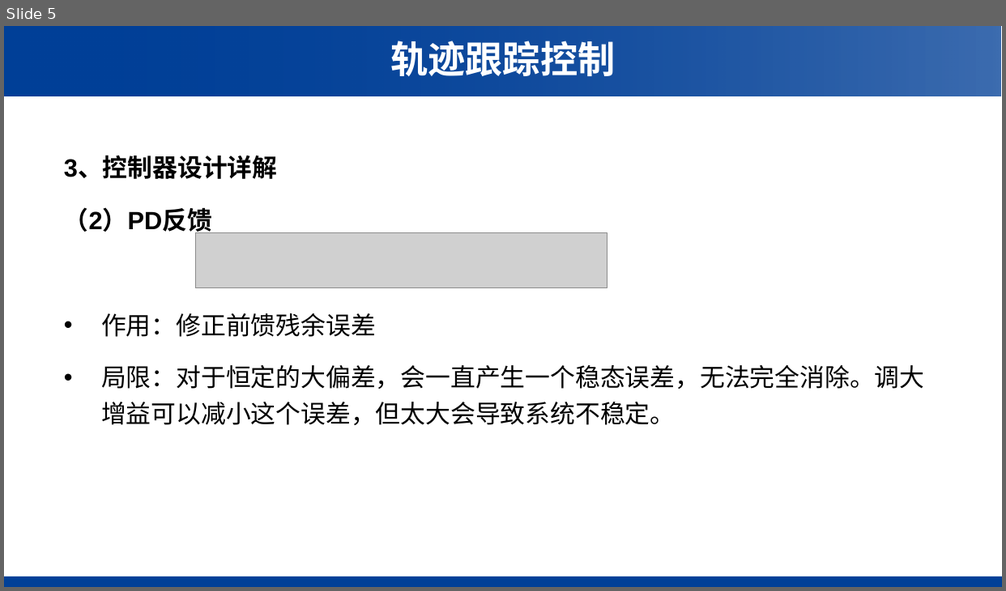
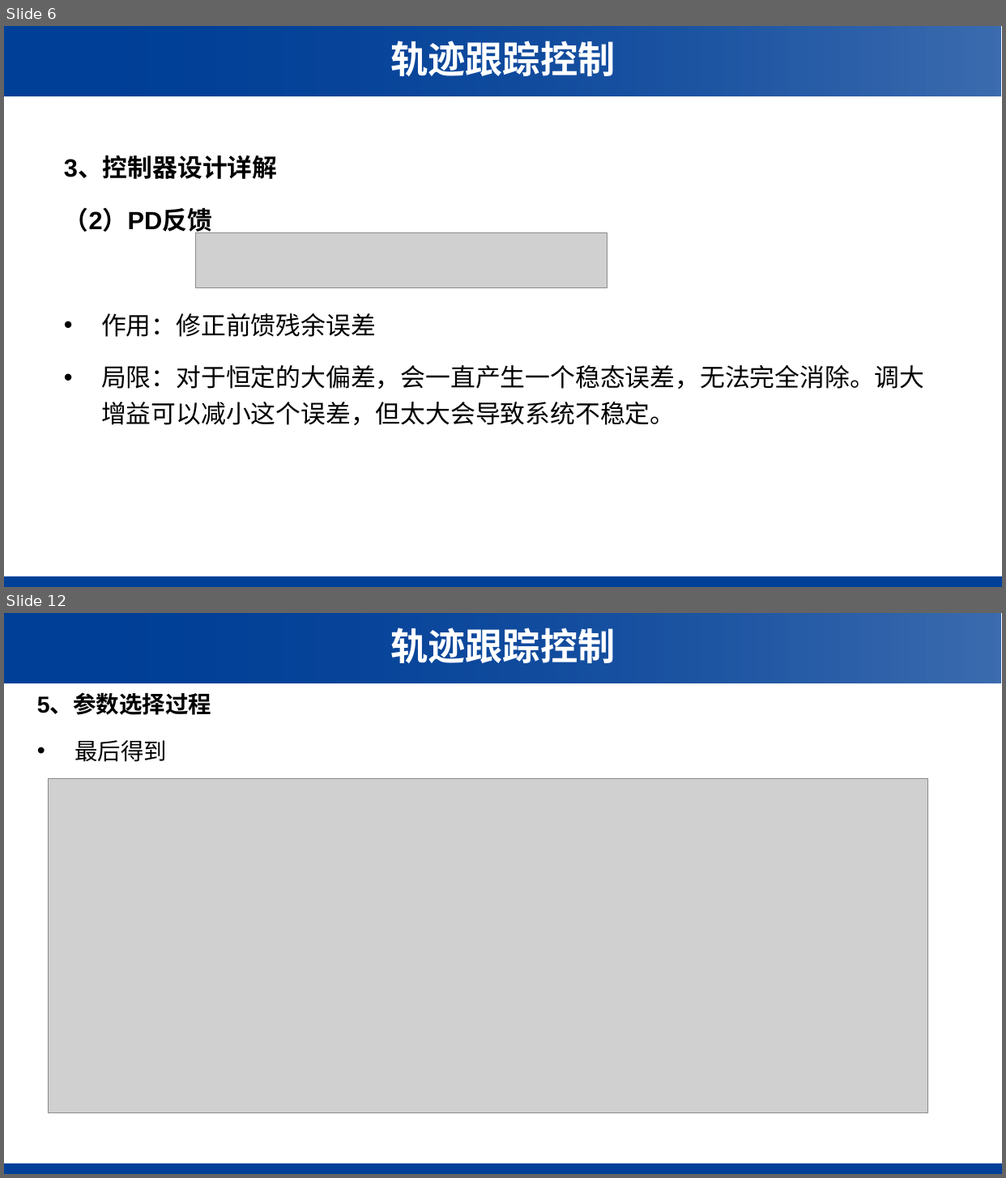
Before and after one commit to kuixuanji/NumericalAnalysis, a slide deck: 参数不准动力学建模.pptx. Shown one above the other, each under a label of ours: slide 5 before the commit, slides 6 and 12 after it; the slides between them are not shown. The pictures are 1006x591 and 1006x1178 pixels, drawn with LibreOffice and Linux fonts; fonts in the diff are those of the drawing; grey boxes stand for pictures; background and template pictures are left out. Boxes give left, top, right and bottom in pixels: in the first picture for what was removed or moved away, otherwise in the second. Text is boxed around its words. In the diff, an @@ line names an element or a change of style, - is before the commit and + after.

Commit message:
参数不准代码与ppt更新

```diff
--- a/参数不准动力学建模.pptx
+++ b/参数不准动力学建模.pptx
@@ slide 12 added at <box>4,613,1002,1174</box>, background #FFFFFF; not listed: 3 template elements that a slide beside it also shows @@
@@ text added at <box>390,628,615,663</box>, 36 pt, text #FFFFFF, bold @@
+轨迹跟踪控制
@@ text added at <box>37,694,211,762</box>, 22.2 pt, text #000000, bold @@
+5、参数选择过程
+• 最后得到
@@ picture added at <box>49,778,928,1113</box> @@
@@ what was slide 5 is now slide 6 @@
```
Also in this commit, not shown: 3 slides changed, 6 other slides added, 2 other files.
